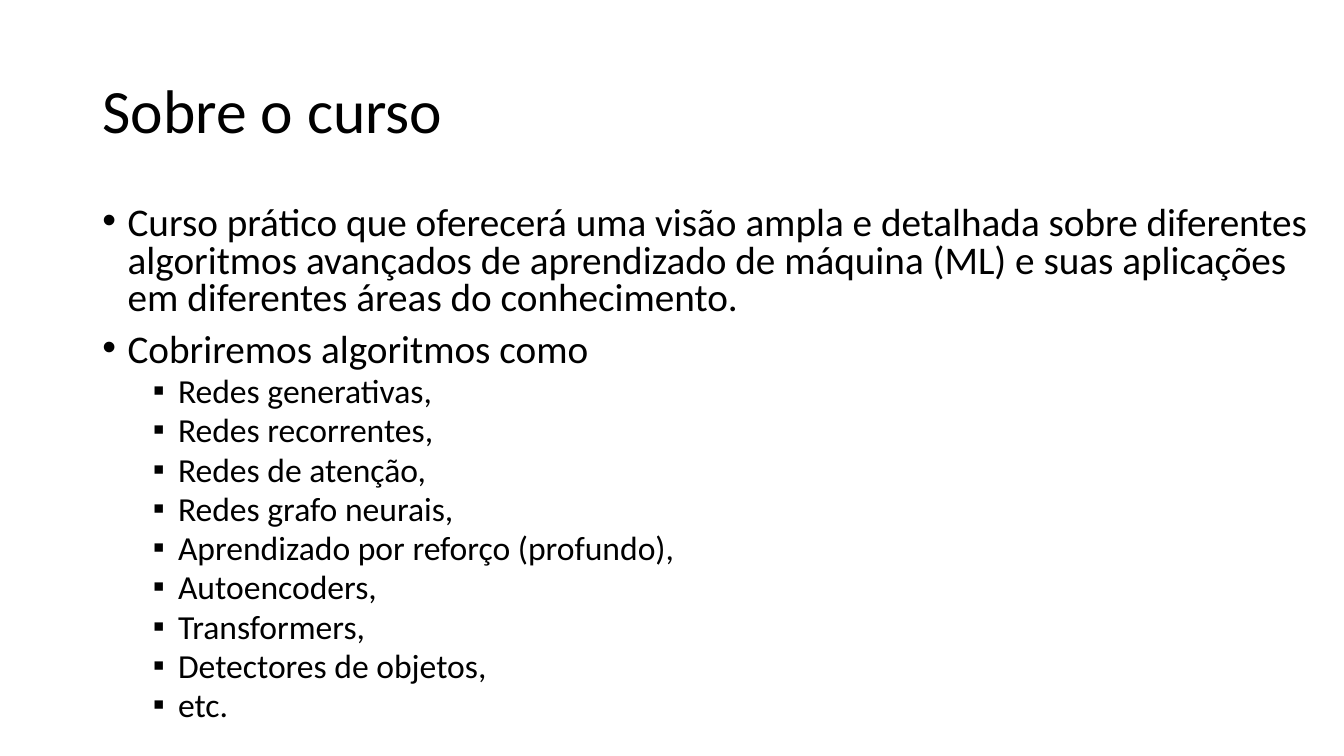
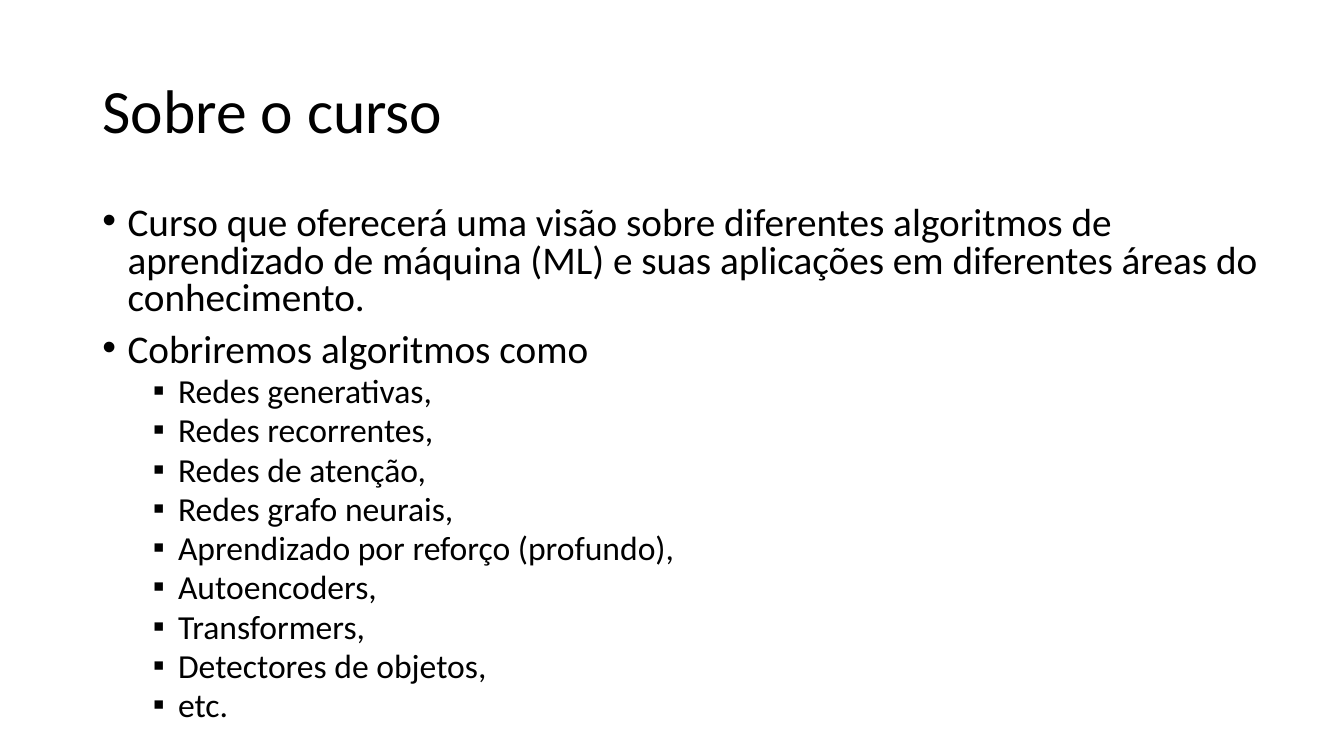
Before and after one commit to zz4fap/tp558-adv-ml, a slide deck: slide 2 of slides/TP558_1_Introdução_ao_curso.pptx. Drawn at 1344x756 pixels with LibreOffice and Linux fonts; fonts in the diff are those of the drawing. Boxes give left, top, right and bottom in pixels: in the first picture for what was removed or moved away, otherwise in the second. Text is boxed around its words. In the diff, an @@ line names an element or a change of style, - is before the commit and + after.

```diff
--- a/slides/TP558_1_Introdução_ao_curso.pptx
+++ b/slides/TP558_1_Introdução_ao_curso.pptx
@@ text at (128,208,1257,312): text changed @@
-• Curso prático que oferecerá uma visão ampla e detalhada sobre diferentes algoritmos avançados de aprendizado de máquina (ML) e suas aplicações em diferentes áreas do conhecimento.
+• Curso que oferecerá uma visão sobre diferentes algoritmos de aprendizado de máquina (ML) e suas aplicações em diferentes áreas do conhecimento.
```
Also in this commit, not shown: 7 other slides changed, 2 slides added, 1 other file.
